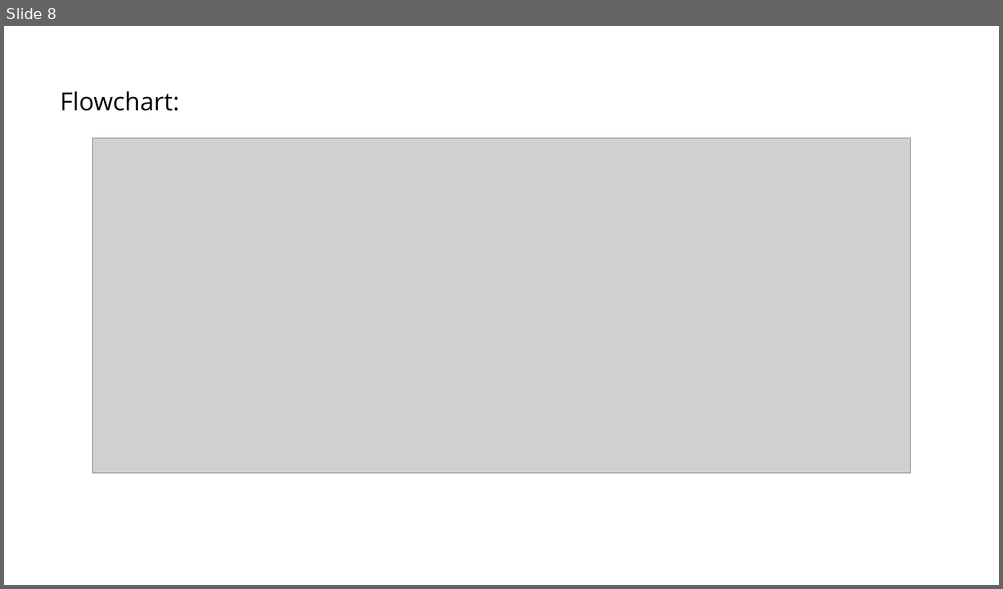
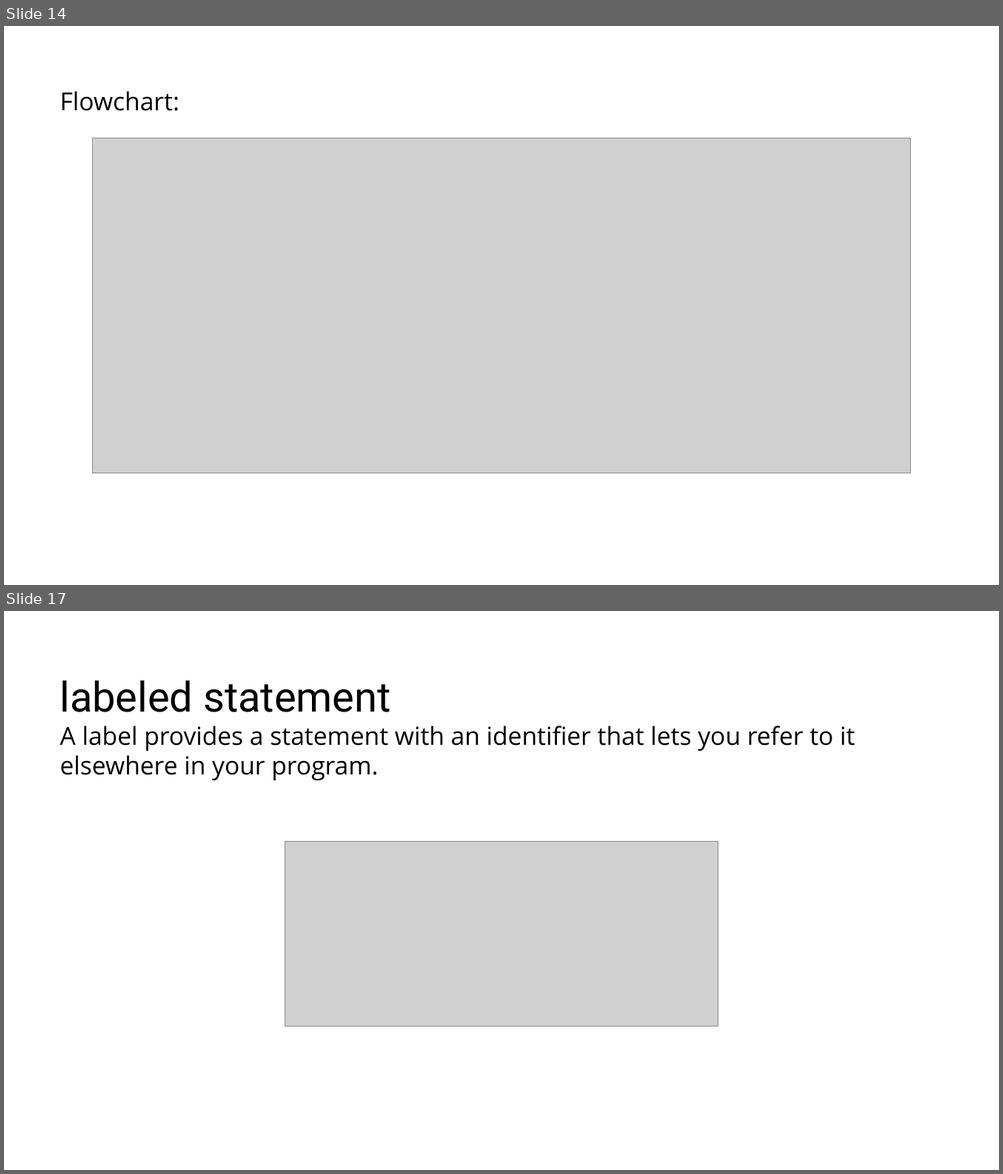
Before and after one commit to RostyslavSynenko/Lv-469.NodeJS, a slide deck: presentations/Loops. Error Handling, Strict mode.pptx. Shown one above the other, each under a label of ours: slide 8 before the commit, slides 14 and 17 after it; the slides between them are not shown. The pictures are 1003x589 and 1003x1174 pixels, drawn with LibreOffice and Linux fonts; fonts in the diff are those of the drawing; grey boxes stand for pictures; background and template pictures are left out. Boxes give left, top, right and bottom in pixels: in the first picture for what was removed or moved away, otherwise in the second. Text is boxed around its words. In the diff, an @@ line names an element or a change of style, - is before the commit and + after.

```diff
--- a/presentations/Loops. Error Handling, Strict mode.pptx
+++ b/presentations/Loops. Error Handling, Strict mode.pptx
@@ slide 17 added at [4, 611, 999, 1170], background #FFFFFF @@
@@ title added at [60, 681, 854, 780], 24 pt, text #000000 @@
+labeled statement
+A label provides a statement with an identifier that lets you refer to it elsewhere in your program.
@@ picture added at [284, 842, 718, 1027] @@
@@ what was slide 8 is now slide 14 @@
```
Also in this commit, not shown: 5 slides changed, 34 other slides added.
